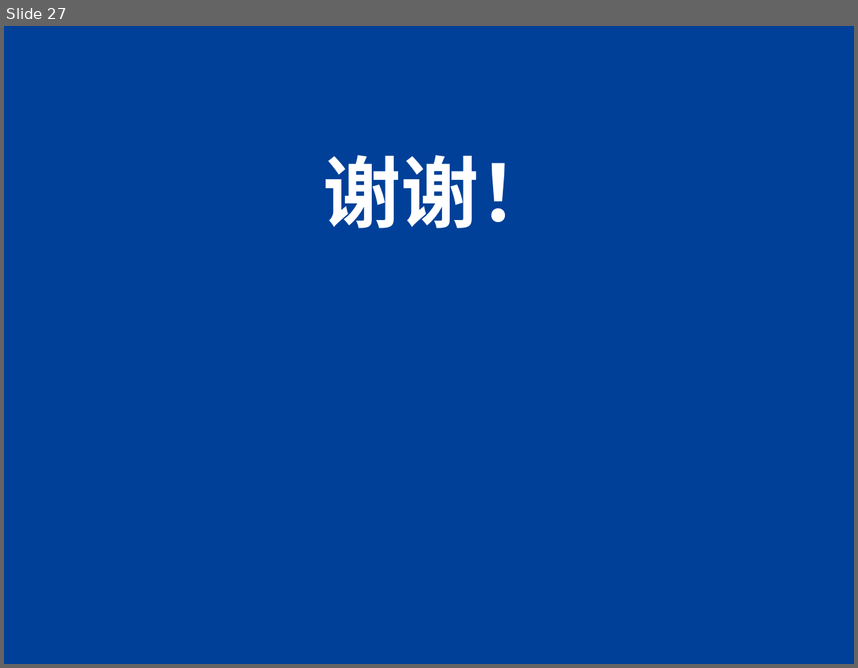
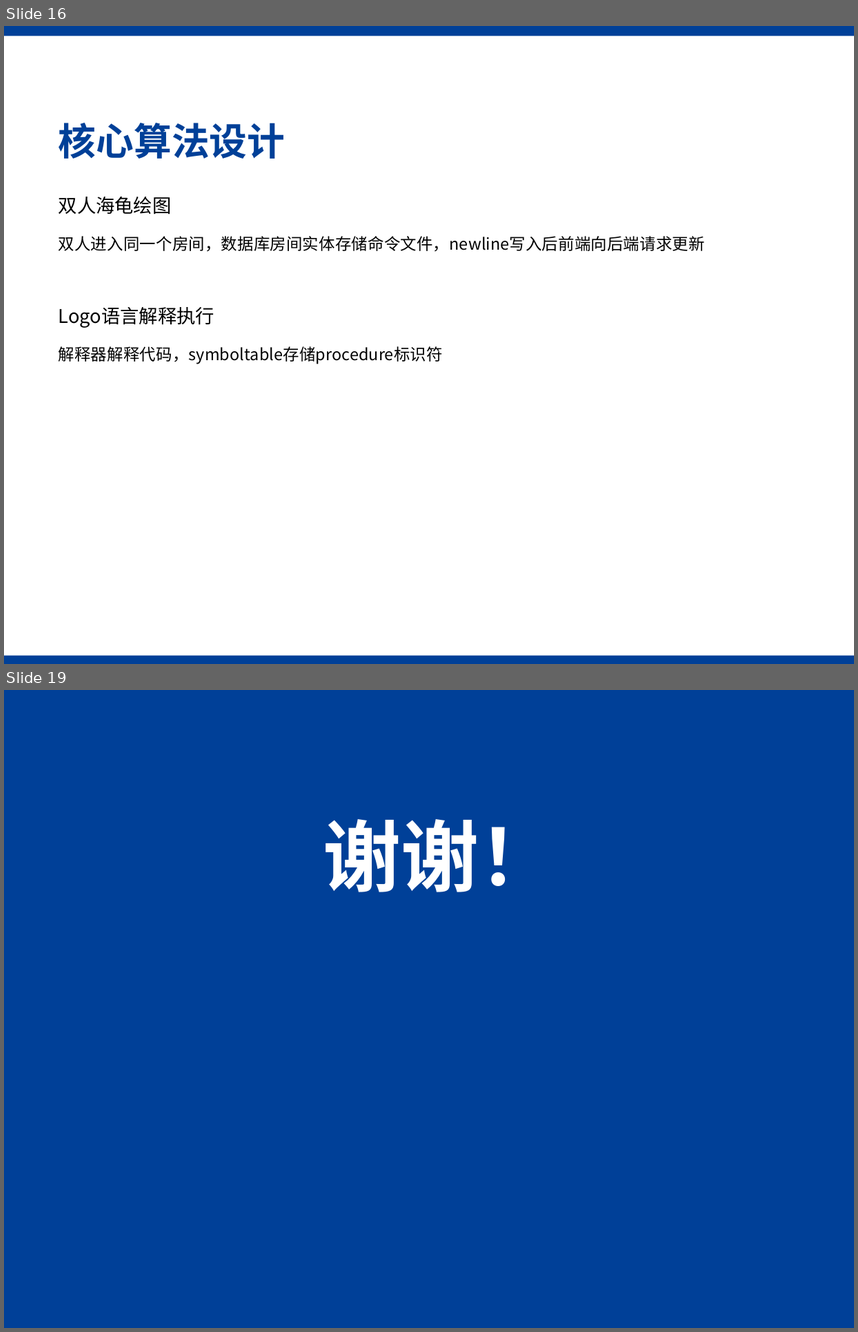
Before and after one commit to SJTU-SEP-21/SEP-21, a slide deck: TecPrototype/文档/迭代二答辩.pptx. Shown one above the other, each under a label of ours: slide 27 before the commit, slides 16 and 19 after it; the slides between them are not shown. The pictures are 858x668 and 858x1332 pixels, drawn with LibreOffice and Linux fonts; fonts in the diff are those of the drawing; background and template pictures are left out. Boxes give left, top, right and bottom in pixels: in the first picture for what was removed or moved away, otherwise in the second. Text is boxed around its words. In the diff, an @@ line names an element or a change of style, - is before the commit and + after.

```diff
--- a/TecPrototype/文档/迭代二答辩.pptx
+++ b/TecPrototype/文档/迭代二答辩.pptx
@@ slide 16 added at (4,26,854,664), background #FFFFFF @@
@@ rectangle added at (4,26,854,36), fill #004098 @@
@@ title added at (59,123,286,158), 32 pt, text #004098, bold @@
+核心算法设计
@@ text added at (59,196,705,364), 13.8 pt, text #000000 @@
+双人海龟绘图
+双人进入同一个房间，数据库房间实体存储命令文件，newline写入后前端向后端请求更新
+Logo语言解释执行
+解释器解释代码，symboltable存储procedure标识符
@@ rectangle added at (4,655,854,664), fill #004098 @@
@@ what was slide 27 is now slide 19 @@
```
Also in this commit, not shown: 8 slides changed, 8 other slides added, 17 slides removed, 10 other files.
